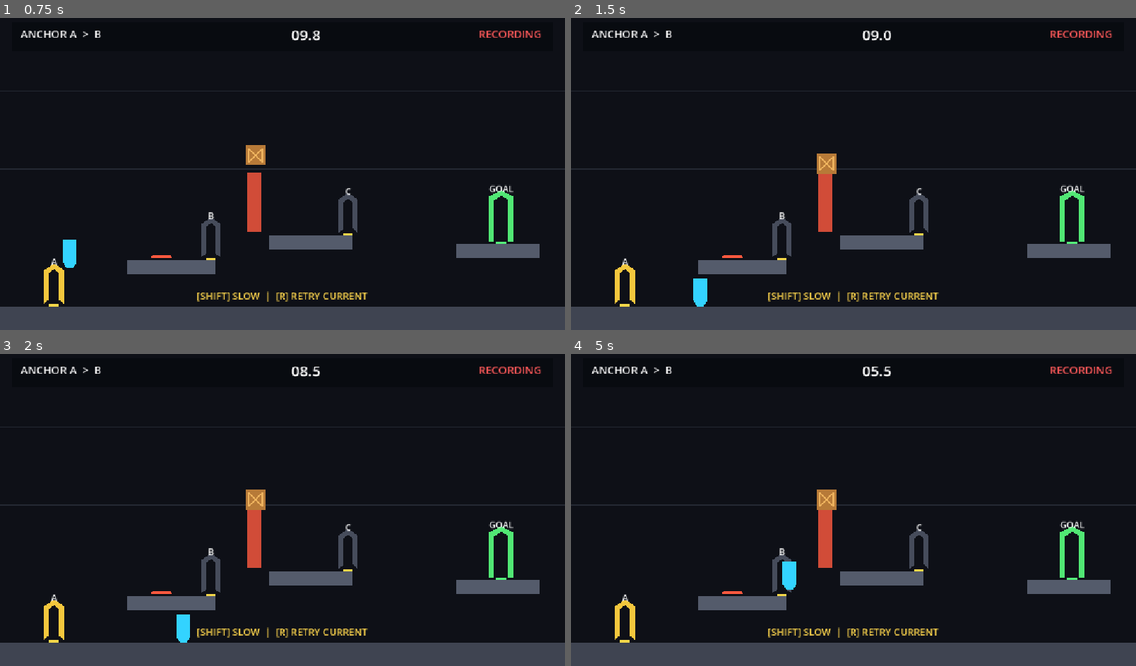
Above: before the commit, frames 1-4 (two rows, left to right).
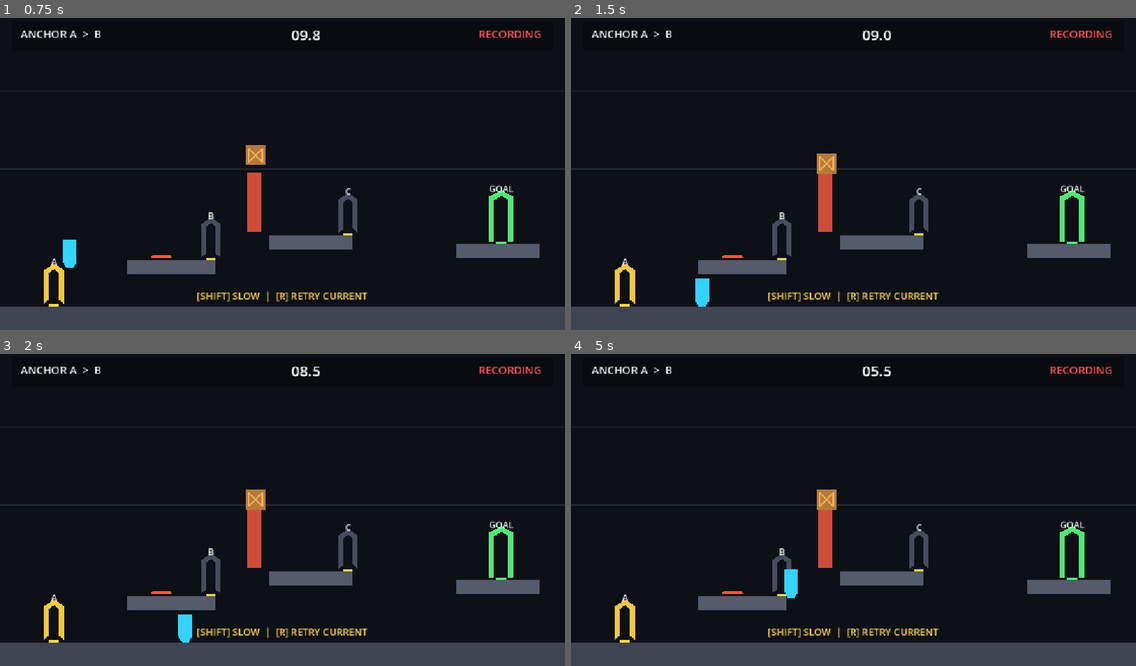
Above: after the commit, the same moments.

Repository: chingminghu/10_seconds
Game: Godot game, scene res://scenes/levels/level2.tscn
The game is run twice, just before and just after one commit, with the same random seed, the same clock (stepped at 60 frames per second) and the same inputs. This scene is started directly instead of the project's main scene.
Inputs:
- Up to frame 1 (0.75 s): tap Enter (play_record) at 0.5 s; hold D (move_right) from 0.53 s (still down); hold Space (jump) from 0.53 s (still down)
- Up to frame 2 (1.5 s): keep holding D (move_right); release Space (jump) at 1.28 s; tap Enter (play_record) at 1.35 s
- Up to frame 3 (2 s): keep holding D (move_right); tap Space (jump) at 1.52, 1.55, 1.82 s
- Up to frame 4 (5 s): release D (move_right) at 2.03 s; hold A (move_left) 2.03-2.78 s; hold Backspace (return_previous_anchor) 2.03-2.78 s; tap Space (jump) at 2.3, 3.02, 3.05, 3.32, 4.52, 4.55, 4.82 s; hold D (move_right) 2.78-4.28 s; tap Shift (slow_move) at 2.85 s; hold Space (jump) 3.53-4.28 s; hold A (move_left) from 4.28 s (still down); tap Enter (play_record) at 4.35 s

Frame 1 is identical in both runs. In frame 2, less than 0.1% of the frame differs, in the area x 21-25%, y 83-93%; in frame 3, less than 0.1%; in frame 4, 0.2%, in the area x 37-41%, y 66-79%.

Commit message:
add some player config

Diff:
--- a/resources/game_config.gd
+++ b/resources/game_config.gd
@@ -10,6 +10,9 @@
 @export_range(0.0, 3000.0, 10.0, "suffix:px/s²") var horizontal_acceleration: float = 1800.0
 @export_range(0.0, 3000.0, 10.0, "suffix:px/s²") var horizontal_deceleration: float = 2200.0
 @export_range(-1000.0, 0.0, 1.0, "suffix:px/s") var jump_velocity: float = -500.0
+@export_range(0.0, 2000.0, 1.0, "suffix:px/s") var terminal_velocity: float = 1000.0
 @export_range(0.0, 4000.0, 10.0, "suffix:px/s²") var gravity: float = 1200.0
+@export_range(1.0, 3.0, 0.1) var falling_gravity_multiplier: float = 1.5
+@export_range(0.0, 1.0, 0.05) var jump_hang_multiplier: float = 0.6
 @export_range(0.0, 0.5, 0.01, "suffix:s") var coyote_time: float = 0.10
 @export_range(0.0, 0.5, 0.01, "suffix:s") var jump_buffer_time: float = 0.10
--- a/resources/game_config.tres
+++ b/resources/game_config.tres
@@ -1,6 +1,6 @@
-[gd_resource type="Resource" script_class="GameConfig" load_steps=2 format=3]
+[gd_resource type="Resource" script_class="GameConfig" format=3 uid="uid://cc63a4rtynx35"]
 
-[ext_resource type="Script" path="res://resources/game_config.gd" id="1"]
+[ext_resource type="Script" uid="uid://djrt8r4ao4ja4" path="res://resources/game_config.gd" id="1"]
 
 [resource]
 script = ExtResource("1")
--- a/scenes/player/player.gd
+++ b/scenes/player/player.gd
@@ -9,6 +9,7 @@
 var _coyote_timer: float = 0.0
 var _jump_buffer_timer: float = 0.0
 var _movement_input_axis: float = 0.0
+var is_jumping: bool = false
 
 @onready var _visual: Polygon2D = $Visual
 
@@ -26,11 +27,21 @@
 func _physics_process(delta: float) -> void:
 	if is_on_floor():
 		_coyote_timer = config.coyote_time
+		is_jumping = false
 	else:
 		_coyote_timer = maxf(_coyote_timer - delta, 0.0)
 
 	_jump_buffer_timer = maxf(_jump_buffer_timer - delta, 0.0)
-	velocity.y += config.gravity * delta
+
+	var gravity := config.gravity
+
+	if velocity.y >= 0:
+		gravity *= config.falling_gravity_multiplier
+	if is_jumping and abs(velocity.y) <= 50.0:
+		gravity *= config.jump_hang_multiplier
+
+	velocity.y += gravity * delta
+	velocity.y = min(velocity.y, config.terminal_velocity)
 
 	if movement_enabled:
 		_apply_horizontal_movement(delta)
@@ -92,5 +103,6 @@
 		return
 
 	velocity.y = config.jump_velocity
+	is_jumping = true
 	_jump_buffer_timer = 0.0
 	_coyote_timer = 0.0
Not shown: 1 places in scenes/levels/level1.tscn that only renumber resources
Not shown: 1 places in scenes/player/player.tscn that only renumber resources
